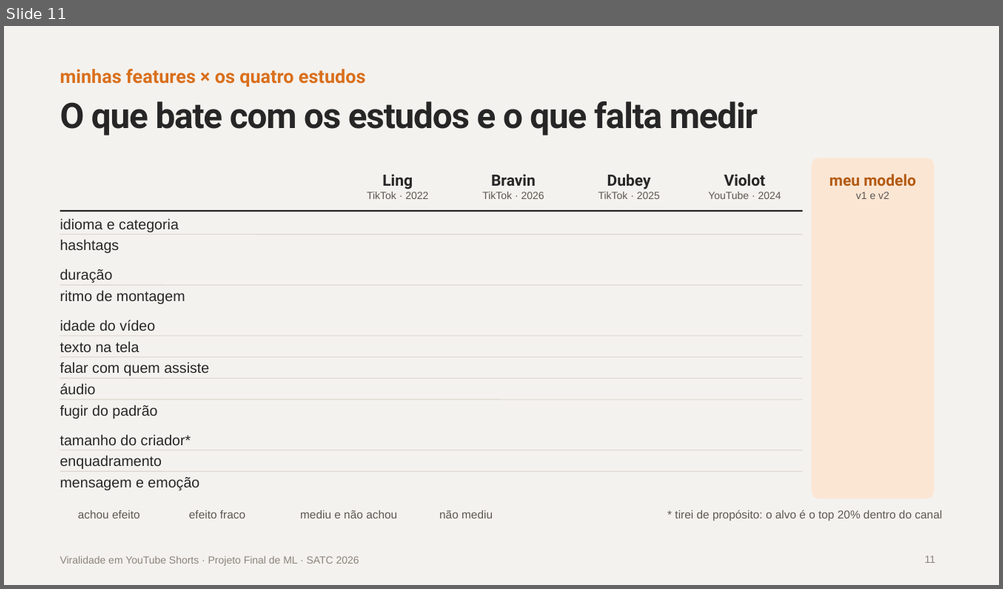
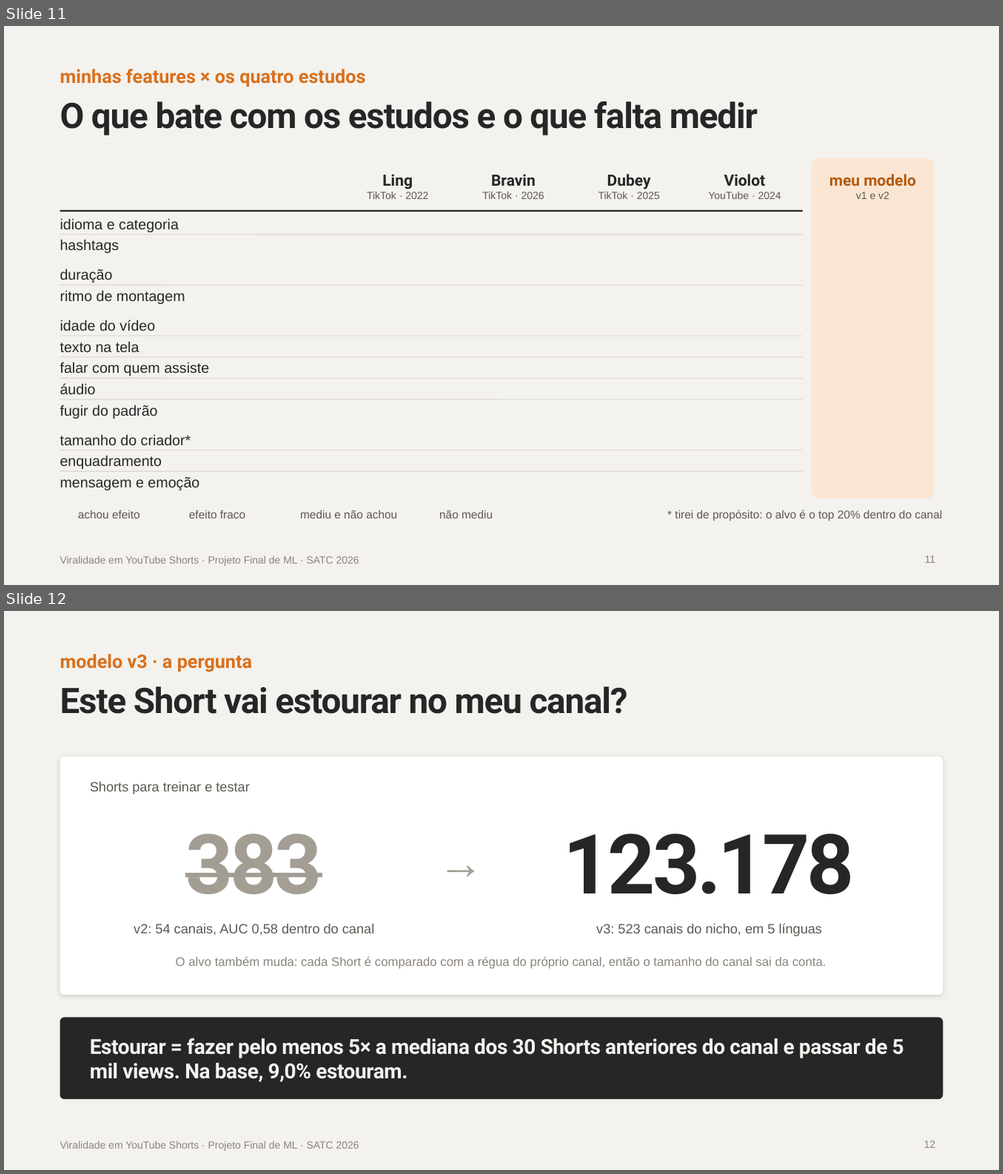
Before and after one commit to EricDagostim/ml-shortvideo-virality, a slide deck: reports/apresentacao/Viralidade_Shorts_Projeto_Final.pptx. Shown one above the other, each under a label of ours: slide 11 before the commit, slides 11 and 12 after it. The pictures are 1003x589 and 1003x1174 pixels, drawn with LibreOffice and Linux fonts; fonts in the diff are those of the drawing; background and template pictures are left out. Boxes give left, top, right and bottom in pixels: in the first picture for what was removed or moved away, otherwise in the second. Text is boxed around its words. In the diff, an @@ line names an element or a change of style, - is before the commit and + after.

```diff
--- a/reports/apresentacao/Viralidade_Shorts_Projeto_Final.pptx
+++ b/reports/apresentacao/Viralidade_Shorts_Projeto_Final.pptx
@@ slide 12 added at (4, 611, 999, 1170), background #F4F2EE; not listed: 1 template element that a slide beside it also shows @@
@@ text added at (60, 654, 252, 672), 18 pt, text #D96F1C, bold @@
+modelo v3 · a pergunta
@@ title added at (60, 686, 628, 714), 34 pt, text #262626, bold @@
+Este Short vai estourar no meu canal?
@@ rounded rectangle added at (60, 757, 942, 995), fill #FFFFFF @@
@@ text added at (90, 782, 249, 795), 13 pt, text #5C5751 @@
+Shorts para treinar e testar
@@ text added at (424, 805, 498, 917), 44 pt, text #A39D94 @@
+→
@@ text added at (185, 834, 321, 894), 80 pt, text #A39D94, bold, strikethrough @@
+383
@@ text added at (563, 834, 854, 894), 80 pt, text #262626, bold @@
+123.178
@@ text added at (134, 924, 374, 936), 13 pt, text #5C5751 @@
+v2: 54 canais, AUC 0,58 dentro do canal
@@ text added at (596, 923, 822, 937), 13 pt, text #5C5751 @@
+v3: 523 canais do nicho, em 5 línguas
@@ text added at (176, 957, 826, 969), 12 pt, text #8A847C @@
+O alvo também muda: cada Short é comparado com a régua do próprio canal, então o tamanho do canal sai da conta.
@@ rounded rectangle added at (60, 1017, 942, 1099), fill #262626 @@
@@ text added at (90, 1038, 904, 1082), 20 pt, text #F4F2EE, bold @@
+Estourar = fazer pelo menos 5× a mediana dos 30 Shorts anteriores do canal e passar de 5 mil views. Na base, 9,0% estouram.
@@ page number added at (924, 1141, 936, 1148), 10 pt, text #8A847C @@
+12
```
Also in this commit, not shown: 2 slides changed, 5 other slides added.
